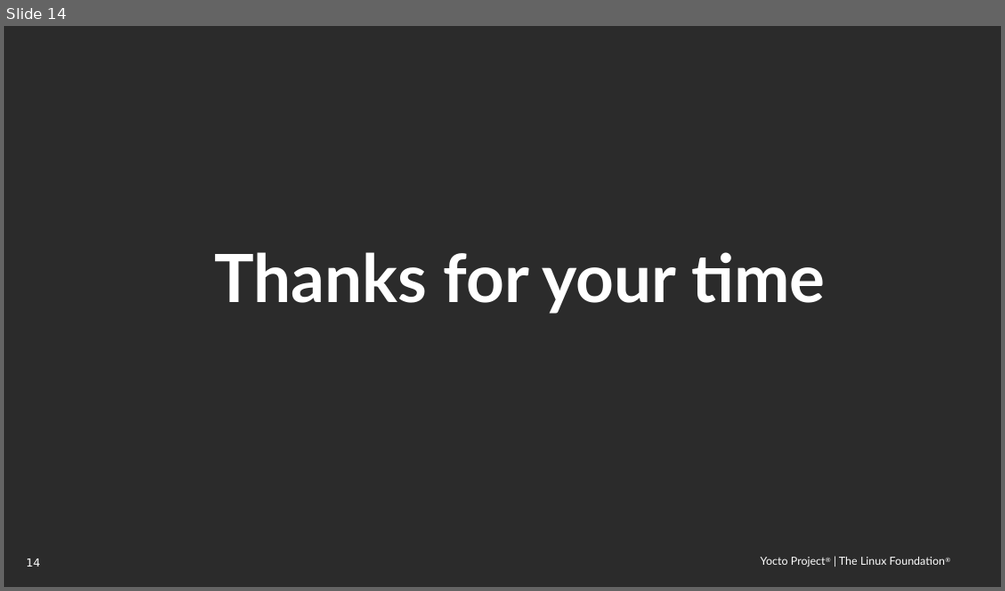
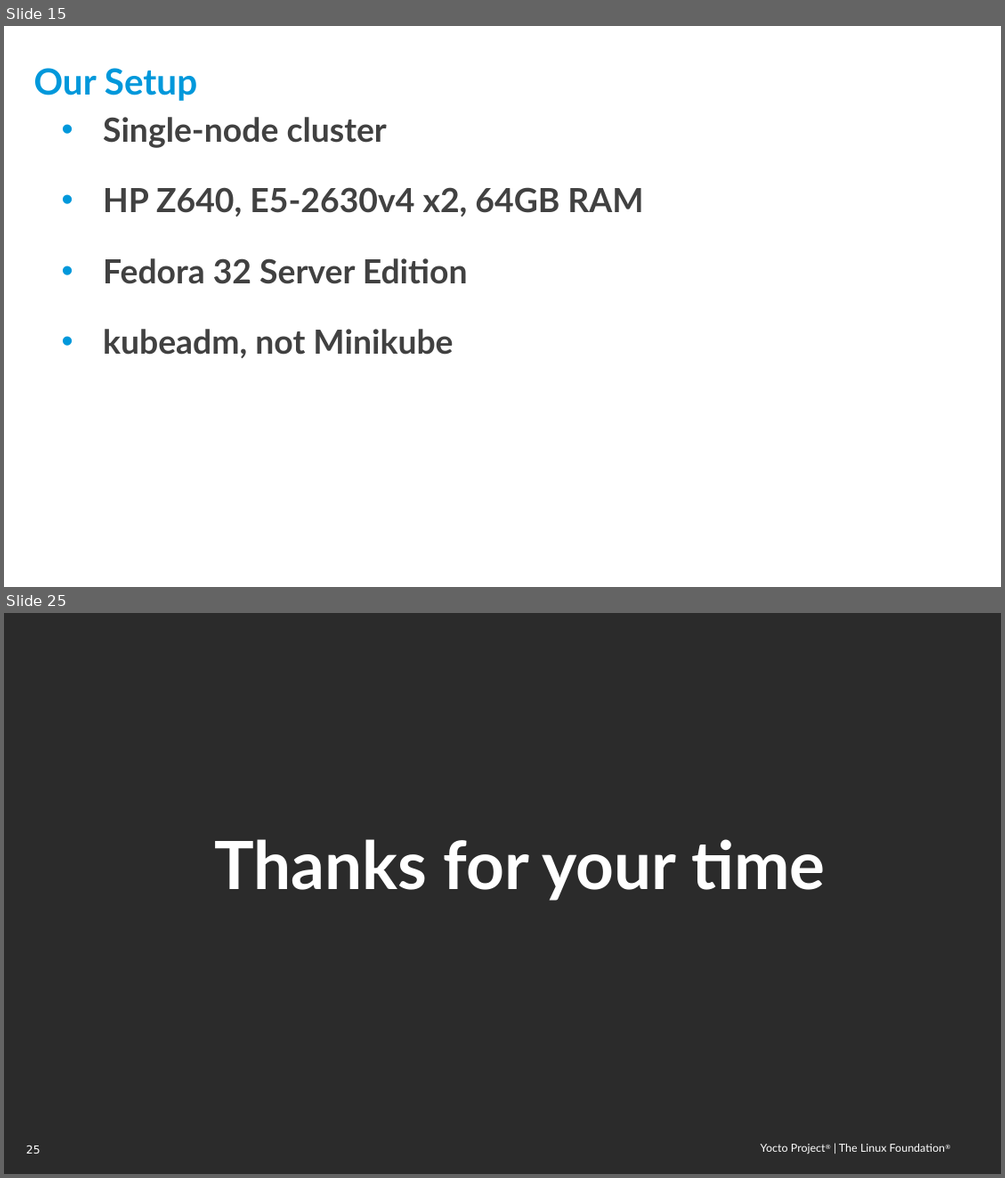
Before and after one commit to threexc/yocto-tekton, a slide deck: yddtalk/YP_DevDay_k8s_tekton.odp. Shown one above the other, each under a label of ours: slide 14 before the commit, slides 15 and 25 after it; the slides between them are not shown. The pictures are 1005x591 and 1005x1178 pixels, drawn with LibreOffice and Linux fonts; fonts in the diff are those of the drawing; background and template pictures are left out; a plain dark background stands for a picture behind light text. Boxes give left, top, right and bottom in pixels: in the first picture for what was removed or moved away, otherwise in the second. Text is boxed around its words. In the diff, an @@ line names an element or a change of style, - is before the commit and + after.

```diff
--- a/yddtalk/YP_DevDay_k8s_tekton.odp
+++ b/yddtalk/YP_DevDay_k8s_tekton.odp
@@ slide 15 added at bbox=[4, 26, 1001, 587], background picture (left out); not listed: 2 template elements that a slide beside it also shows @@
@@ title added at bbox=[34, 68, 197, 101], 26 pt, text #0098DB, bold @@
+Our Setup
@@ text added at bbox=[103, 117, 643, 358], 24 pt, text #414141, bold @@
+• Single-node cluster
+• HP Z640, E5-2630v4 x2, 64GB RAM
+• Fedora 32 Server Edition
+• kubeadm, not Minikube
@@ what was slide 14 is now slide 25 @@
@@ page number at bbox=[26, 1145, 40, 1153]: text changed @@
-14
+25
```
Also in this commit, not shown: 3 slides changed, 11 other slides added, 1 slide removed.
